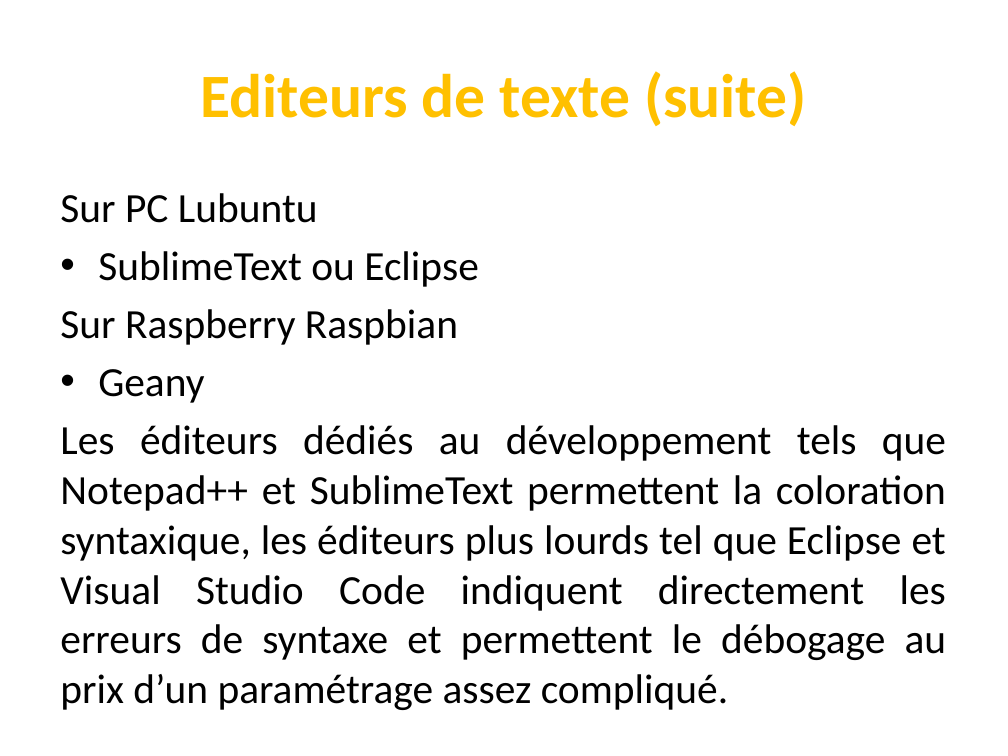
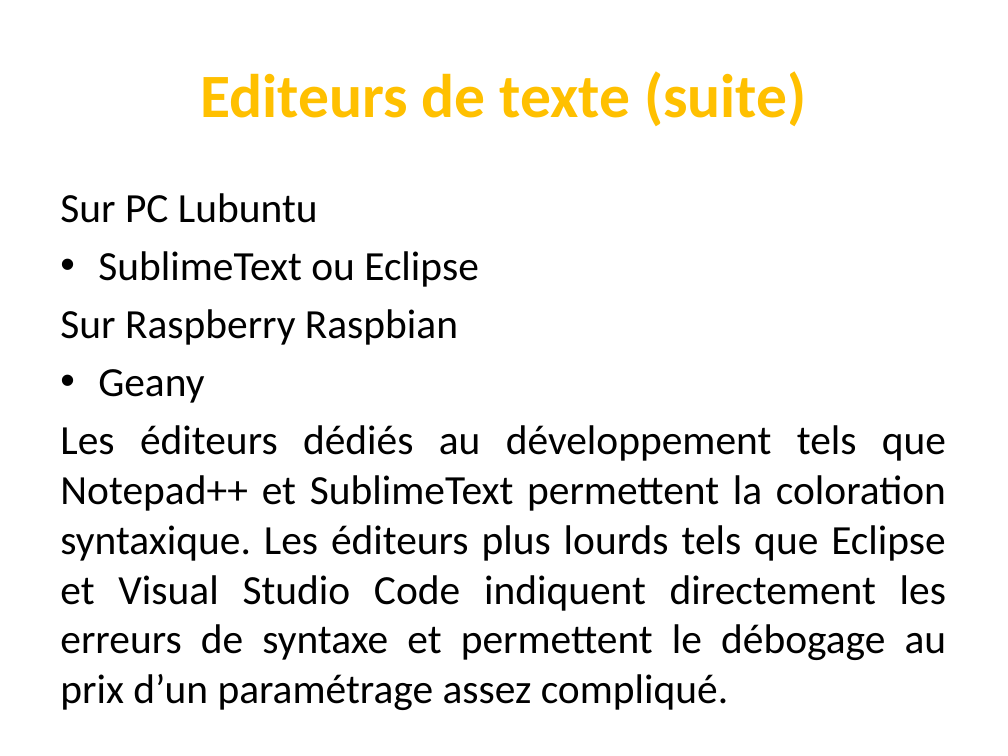
Before and after one commit to codeRoomMarseille/JavaScript_20180914, a slide deck: slide 5 of javascript.pptx. Drawn at 1008x756 pixels with LibreOffice and Linux fonts; fonts in the diff are those of the drawing. Boxes give left, top, right and bottom in pixels: in the first picture for what was removed or moved away, otherwise in the second. Text is boxed around its words. In the diff, an @@ line names an element or a change of style, - is before the commit and + after.

```diff
--- a/javascript.pptx
+++ b/javascript.pptx
@@ text at [60,425,947,710]: text changed @@
-Les éditeurs dédiés au développement tels que Notepad++ et SublimeText permettent la coloration syntaxique, les éditeurs plus lourds tel que Eclipse et Visual Studio Code indiquent directement les erreurs de syntaxe et permettent le débogage au prix d’un paramétrage assez compliqué.
+Les éditeurs dédiés au développement tels que Notepad++ et SublimeText permettent la coloration syntaxique. Les éditeurs plus lourds tels que Eclipse et Visual Studio Code indiquent directement les erreurs de syntaxe et permettent le débogage au prix d’un paramétrage assez compliqué.
```
Also in this commit, not shown: 21 other slides changed.
